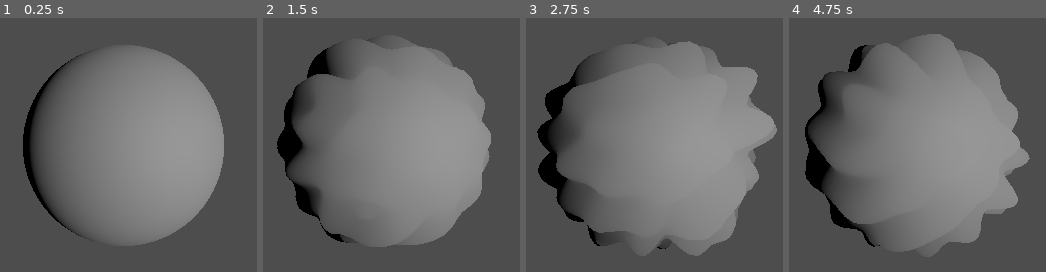
Above: before the commit, frames 1-4 (left to right).
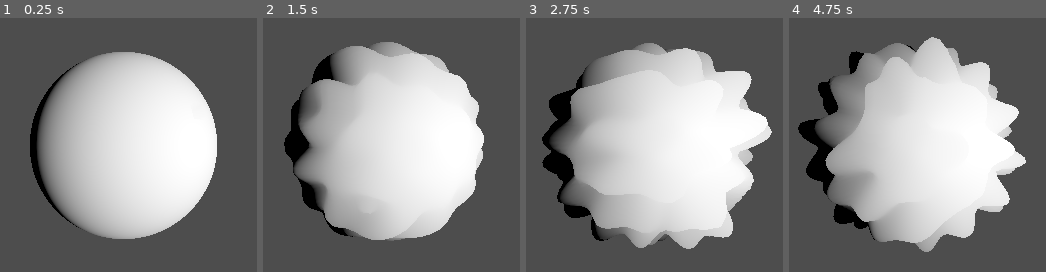
Above: after the commit, the same moments.

Repository: Routund/Earth_shakers
Game: Godot game, scene res://test.tscn
Two runs of this game, one before a commit and one after it. Both use one fixed random seed, a clock stepped at 60 frames per second and the inputs below.
Inputs:
- Up to frame 1 (0.25 s): no input
- Up to frame 2 (1.5 s): tap Enter at 0.5 s; hold Right (right) 0.53-1.28 s; tap Space (jump) at 0.6, 0.77, 1.07, 1.35 s; hold A (left) from 1.28 s (still down)
- Up to frame 3 (2.75 s): tap Space (jump) at 1.52, 1.82, 2.1 s; release A (left) at 2.03 s; hold Right (right) from 2.03 s (still down)
- Up to frame 4 (4.75 s): tap Space (jump) at 2.85, 3.02, 3.32, 3.6, 3.77, 4.07, 4.35, 4.52 s; release Right (right) at 3.53 s; hold A (left) from 3.53 s (still down)

The runs differ from the first frame. In frame 1, 46% of the frame differs, in the area x 8-88%, y 11-89%; in frame 2, 49%; in frame 3, 54%, in the area x 4-98%, y 9-94%; in frame 4, 53%.

Commit message:
Made ripple into shader, yay

Diff:
--- a/UvSphere.gd
+++ b/UvSphere.gd
@@ -69,11 +69,21 @@
 	# No blendshapes, lods, or compression used.
 	mesh.add_surface_from_arrays(Mesh.PRIMITIVE_TRIANGLES, surface_array)
 
+func add_impact(impact_site : Vector3):
+	impact_site = impact_site.normalized()
+	impact_points.append([impact_site,k])
+	var impact_image = Image.create_empty(impact_points.size(),1,false,Image.FORMAT_RGBAF)
+	for i in range(len(impact_points)):
+		impact_image.set_pixel(i,0,Color(impact_points[i][0].x/2 + 0.5,impact_points[i][0].y/2 + 0.5,impact_points[i][0].z/2 + 0.5,impact_points[i][1]/1000))
+	material_override.set("shader_parameter/impact_data",ImageTexture.create_from_image(impact_image))
+	material_override.set("shader_parameter/num_impacts",len(impact_points))
+	impact_image.save_png("res://impact_img.png")
+
 func _process(delta : float) -> void:
 	k+=delta
 	if Input.is_action_just_pressed("jump"):
-		impact_points.append([Vector3(randf()- 0.5,randf() - 0.5,randf()-0.5).normalized(),k])
-		if len(impact_points)==7:
+		add_impact(Vector3(randf()- 0.5,randf() - 0.5,randf()-0.5).normalized())
+		if len(impact_points)==15:
 			impact_points.pop_at(0)
 
 	recalculate_positions()
@@ -88,23 +98,17 @@
 	elif Input.is_action_pressed("right"):
 		rotation.y += 0.02
 
-func add_impact(impact_site : Vector3):
-	impact_site = impact_site.normalized()
-	impact_points.append(impact_site)
-	var impact_image = Image.create_empty(impact_points.size(),1,false,Image.FORMAT_RGBA8);
-	for i in range(len(impact_points)):
-		impact_image.set_pixel(i,0,Color8(impact_site.x,impact_site.y,impact_site.z,k))
-
 func recalculate_positions():
-	if len(impact_points) != 0:
-		for i in range(len(verts)):
-			var vec_normal : Vector3 = verts[i].normalized()
-			var additive : float = 0
-
-			for impact_point in impact_points:
-				# Acos gets angle between vertice and impact, sin calculates a wave for the vertice to follow, and where it is given the angle
-				var angle = acos(vec_normal.dot(impact_point[0]))
-				var x = abs(angle -  k + impact_point[1])
-				additive -= 0.1 * pow(e,-dampening * x) * (cos(frequency * x + phase_shift) + sin(frequency*x + phase_shift))
-
-			verts[i] = vec_normal * (radius + additive)
+	pass
+	#if len(impact_points) != 0:
+		#for i in range(len(verts)):
+			#var vec_normal : Vector3 = verts[i].normalized()
+			#var additive : float = 0
+			#
+			#for impact_point in impact_points:
+				## Acos gets angle between vertice and impact, sin calculates a wave for the vertice to follow, and where it is given the angle
+				#var angle = acos(vec_normal.dot(impact_point[0]))
+				#var x = abs(angle -  k + impact_point[1])
+				#additive -= 0.1 * pow(e,-dampening * x) * (cos(frequency * x + phase_shift) + sin(frequency*x + phase_shift))
+			#
+			#verts[i] = vec_normal * (radius + additive)
--- a/planet_wave.gdshader
+++ b/planet_wave.gdshader
@@ -17,13 +17,14 @@
 
 	while (i < num_impacts){
 		vec4 impact_point = texture(impact_data, vec2(1.0/float(num_impacts) * (float(i) + 0.5),0.0));
+		impact_point.xyz = (impact_point.xyz - vec3(0.5,0.5,0.5)) * 2.0;
 		float angle = acos(dot(vec_normal,impact_point.xyz));
-		float x = abs(angle - TIME + impact_point.a);
+		float x = max(0,abs(angle - TIME + impact_point.a * 1000.0));
 		additive -= 0.1 * pow(e,-dampening * x) * (cos(frequency * x + phase_shift) + sin(frequency*x + phase_shift));
+		i+=1;
 	}
 
 	VERTEX = vec_normal * (radius + additive);
-	// Called for every vertex the material is visible on.
 }
 
 void fragment() {
--- a/test.tscn
+++ b/test.tscn
@@ -1,8 +1,17 @@
-[gd_scene load_steps=4 format=3 uid="uid://bi16iyfo3yx4e"]
+[gd_scene load_steps=7 format=3 uid="uid://bi16iyfo3yx4e"]
 
+[ext_resource type="Shader" path="res://planet_wave.gdshader" id="1_rjkxh"]
+[ext_resource type="Texture2D" uid="uid://c32fklymv733n" path="res://impact_img.png" id="2_bw1wi"]
 [ext_resource type="Script" path="res://UvSphere.gd" id="3_g7t4r"]
 
 [sub_resource type="CapsuleMesh" id="CapsuleMesh_x20ug"]
+
+[sub_resource type="ShaderMaterial" id="ShaderMaterial_cmlmp"]
+render_priority = 0
+shader = ExtResource("1_rjkxh")
+shader_parameter/num_impacts = 1
+shader_parameter/radius = 1.5
+shader_parameter/impact_data = ExtResource("2_bw1wi")
 
 [sub_resource type="ArrayMesh" id="ArrayMesh_du5ml"]
 
@@ -20,6 +29,7 @@
 transform = Transform3D(1, 0, 0, 0, 1, 0, 0, 0, 1, 0, 0, 4.91706)
 
 [node name="MeshInstance3D2" type="MeshInstance3D" parent="."]
+material_override = SubResource("ShaderMaterial_cmlmp")
 mesh = SubResource("ArrayMesh_du5ml")
 skeleton = NodePath("")
 script = ExtResource("3_g7t4r")
Binary file added: impact_img.png
Not shown, added: impact_img.png.import
